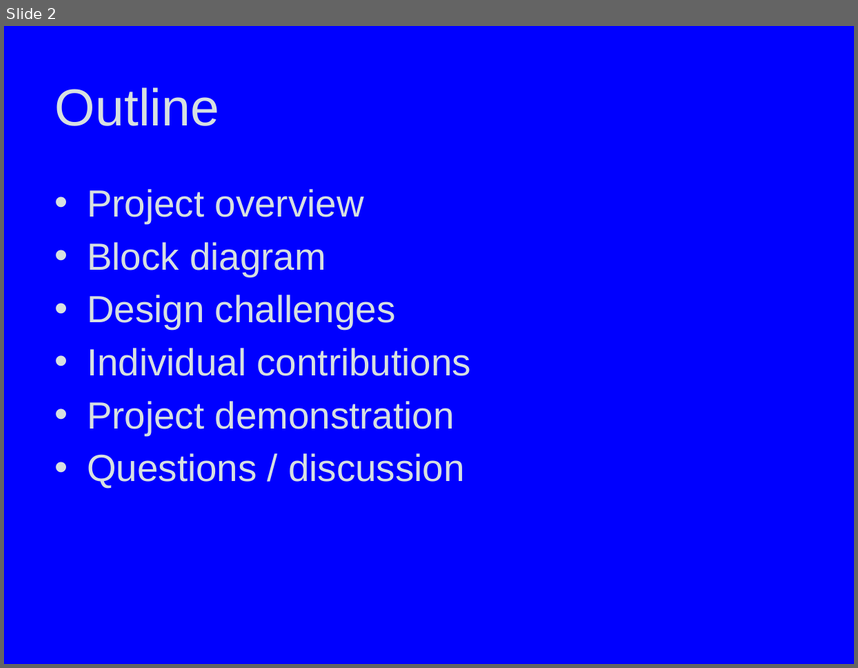
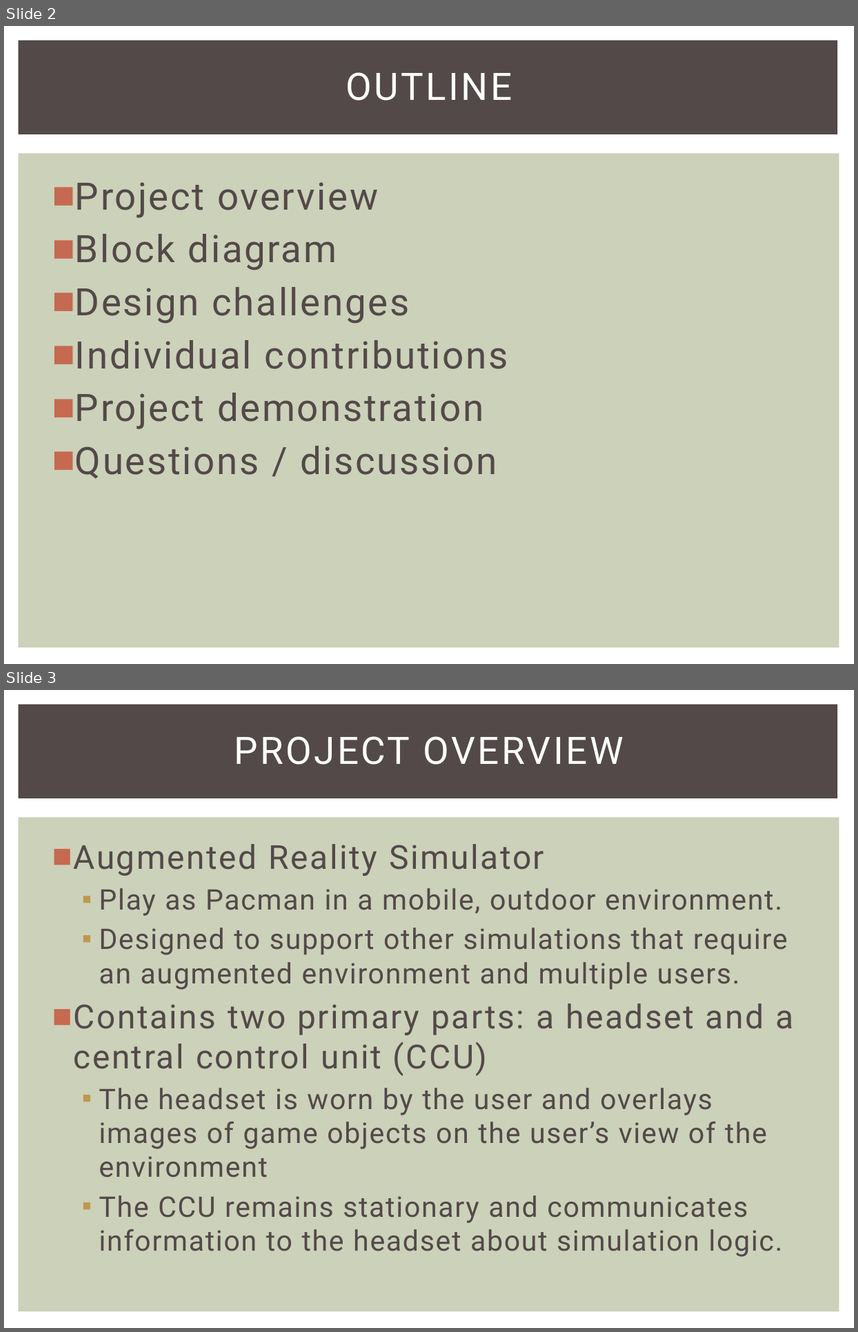
Before and after one commit to snowpuppy/augreality, a slide deck: doc/Team5FinalPresentation.pptx. Shown one above the other, each under a label of ours: slide 2 before the commit, slides 2 and 3 after it. The pictures are 858x668 and 858x1332 pixels, drawn with LibreOffice and Linux fonts; fonts in the diff are those of the drawing. Boxes give left, top, right and bottom in pixels: in the first picture for what was removed or moved away, otherwise in the second. Text is boxed around its words. In the diff, an @@ line names an element or a change of style, - is before the commit and + after.

```diff
--- a/doc/Team5FinalPresentation.pptx
+++ b/doc/Team5FinalPresentation.pptx
@@ slide 3 added at bbox=[4, 690, 854, 1328], background #FFFFFF; not listed: 2 template elements that a slide beside it also shows @@
@@ title added at bbox=[234, 736, 624, 765], 32 pt, text #FFFFFF @@
+PROJECT OVERVIEW
@@ text added at bbox=[74, 844, 793, 1256], 24 pt, text #534949 @@
+■ Augmented Reality Simulator
+  ▪ Play as Pacman in a mobile, outdoor environment.
+  ▪ Designed to support other simulations that require an augmented environment and multiple users.
+■ Contains two primary parts: a headset and a central control unit (CCU)
+  ▪ The headset is worn by the user and overlays images of game objects on the user’s view of the environment
+  ▪ The CCU remains stationary and communicates information to the headset about simulation logic.
@@ slide 2 changed as well @@
@@ background #0000FF to #FFFFFF @@
@@ rectangle added at bbox=[18, 40, 838, 135], fill #534949 @@
@@ title at bbox=[346, 72, 512, 101]: text changed; size 44 to 32 pt; font Arial to Roboto; text colour #D7E0E1 to #FFFFFF @@
-Outline
+OUTLINE
@@ rectangle added at bbox=[18, 154, 840, 648], fill #CCD1B9 @@
@@ text "Project overview": place and size @@
-text "Project overview" at bbox=[87, 189, 471, 488]
+text "Project overview" at bbox=[75, 182, 508, 478]
@@ text "Project overview" at bbox=[75, 182, 508, 478]: font Arial to Roboto, text colour #D7E0E1 to #534949, letter spacing 0 to 1.5 pt; bullet • to ■ @@
```
Also in this commit, not shown: 9 other slides changed, 2 other slides added, 3 slides removed.
